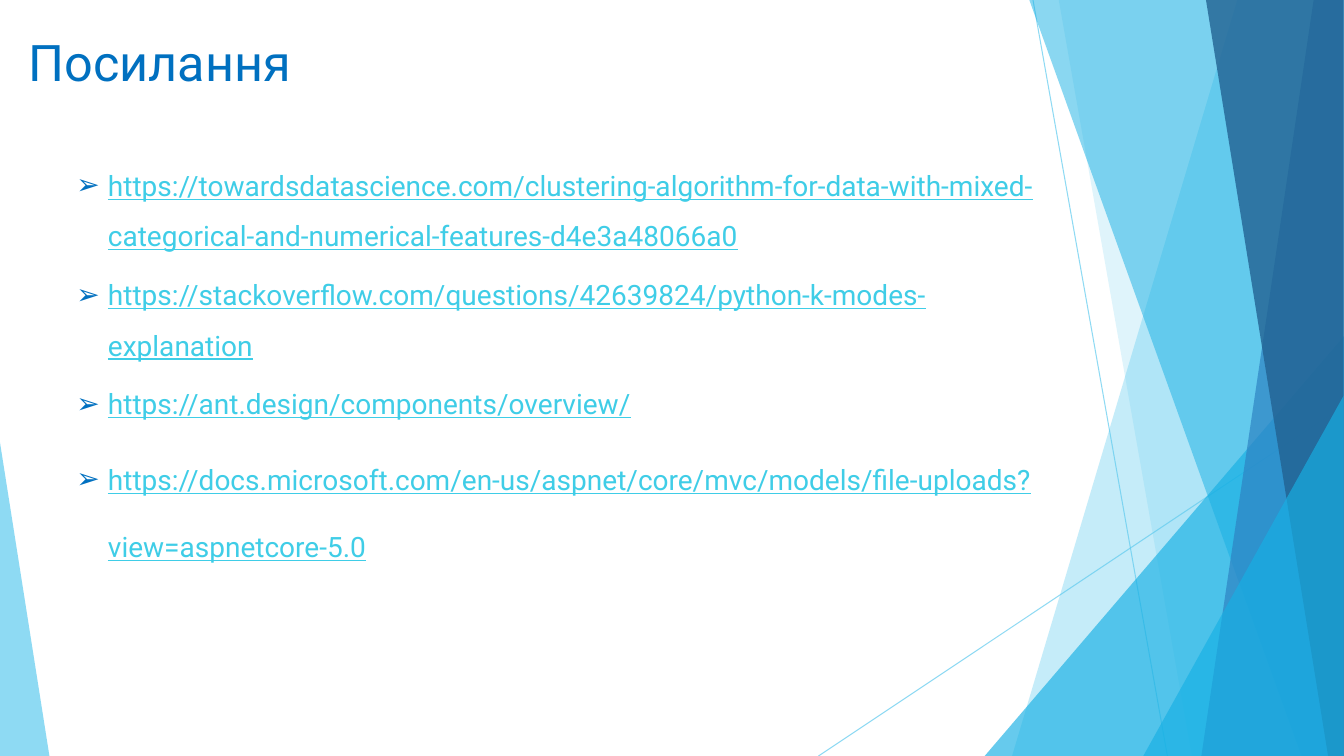
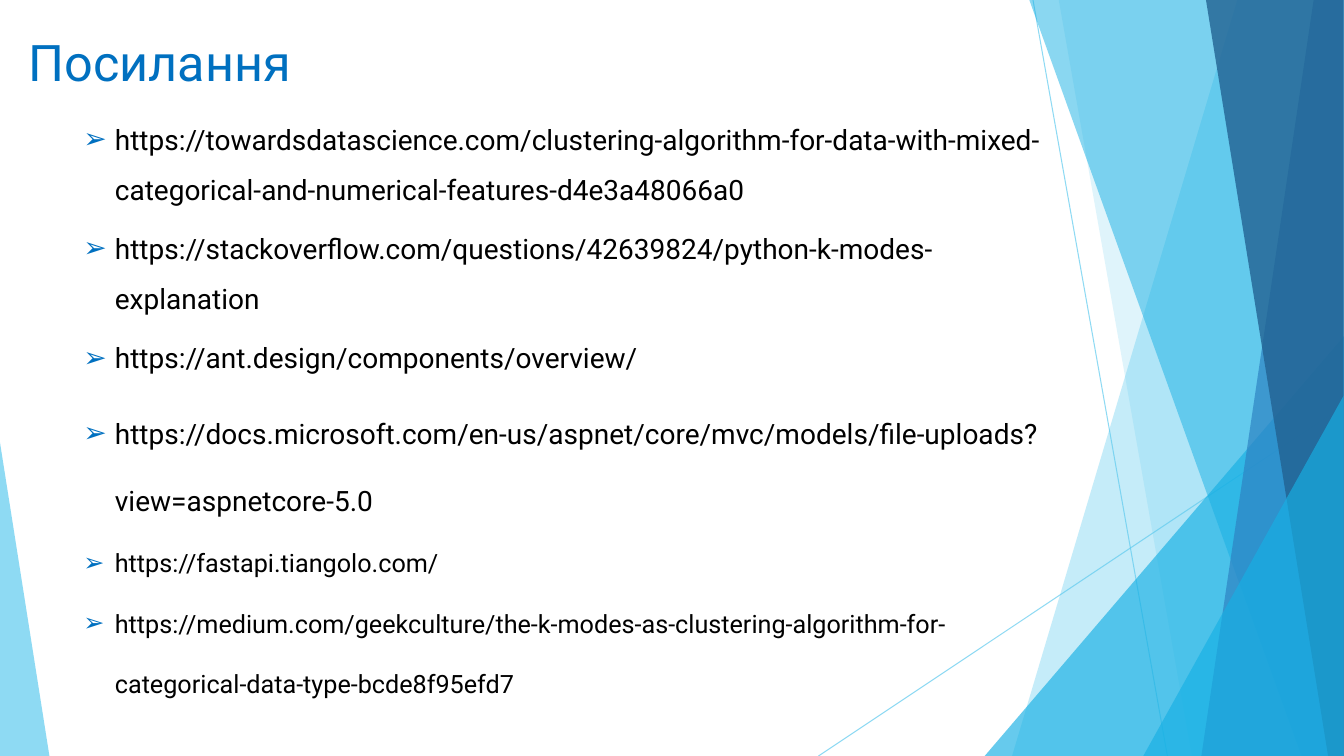
Before and after one commit to zelo2000/Xema, a slide deck: slide 16 of Documents/Зелінський_Олександр.pptx (slide 14 before the commit). Drawn at 1344x756 pixels with LibreOffice and Linux fonts; fonts in the diff are those of the drawing. Boxes give left, top, right and bottom in pixels: in the first picture for what was removed or moved away, otherwise in the second. Text is boxed around its words. In the diff, an @@ line names an element or a change of style, - is before the commit and + after.

```diff
--- a/Documents/Зелінський_Олександр.pptx
+++ b/Documents/Зелінський_Олександр.pptx
@@ text "https://towardsdatascience.com/clustering-algorithm-for-data ...": place and size @@
-text "https://towardsdatascience.com/clustering-algorithm-for-data ..." at [108, 174, 1032, 563]
+text "https://towardsdatascience.com/clustering-algorithm-for-data ..." at [115, 128, 1039, 699]
@@ text at [115, 128, 1039, 517]: text colour #3FCDE7 to #000000, underline off in "https://towardsdatascience.com/clustering-algorithm-for-data ...", "https://stackoverflow.com/questions/42639824/python-k-modes- ...", "https://ant.design/components/overview/", "https://docs.microsoft.com/en-us/aspnet/core/mvc/models/file ..." @@
@@ text at [115, 553, 945, 699]: paragraphs added @@
+➢ https://fastapi.tiangolo.com/
+➢ https://medium.com/geekculture/the-k-modes-as-clustering-algorithm-for-categorical-data-type-bcde8f95efd7
```
Also in this commit, not shown: 2 slides added, 5 other files.
